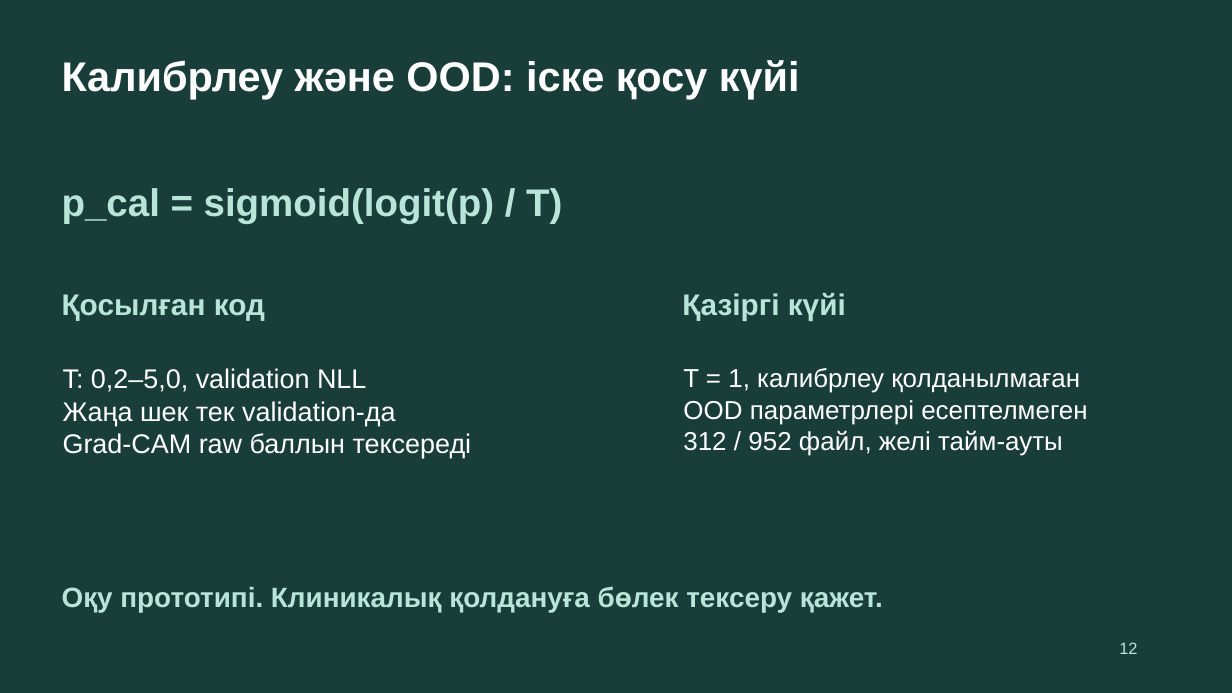
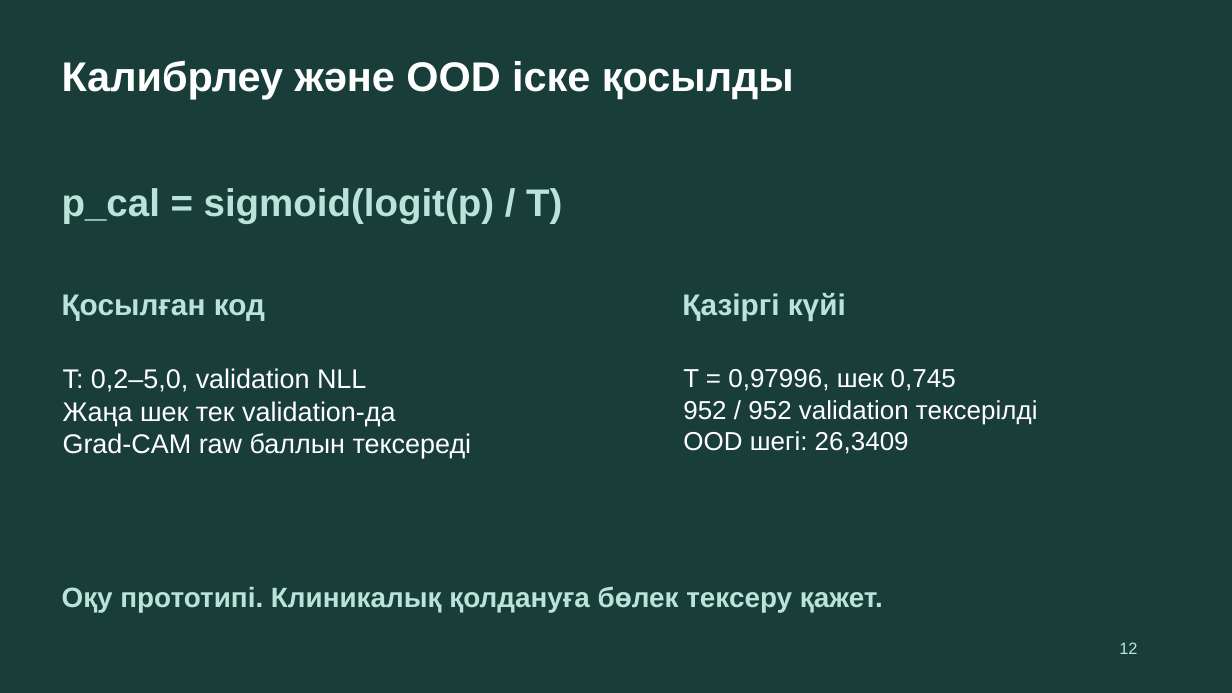
Before and after one commit to 5kairosh/Tynys, a slide deck: slide 12 of presentation/tynys_project_12slides_kz.pptx. Drawn at 1232x693 pixels with LibreOffice and Linux fonts; fonts in the diff are those of the drawing. Boxes give left, top, right and bottom in pixels: in the first picture for what was removed or moved away, otherwise in the second. Text is boxed around its words. In the diff, an @@ line names an element or a change of style, - is before the commit and + after.

Commit message:
feat(calibration): fit full validation temperatures OOD and refresh measured evidence

```diff
--- a/presentation/tynys_project_12slides_kz.pptx
+++ b/presentation/tynys_project_12slides_kz.pptx
@@ text at (x1=62, y1=60, x2=794, y2=99): text changed @@
-Калибрлеу және OOD: іске қосу күйі
+Калибрлеу және OOD іске қосылды
@@ text at (x1=683, y1=369, x2=1038, y2=454): text changed @@
-T = 1, калибрлеу қолданылмаған
-OOD параметрлері есептелмеген
-312 / 952 файл, желі тайм-ауты
+T = 0,97996, шек 0,745
+952 / 952 validation тексерілді
+OOD шегі: 26,3409
```
Also in this commit, not shown: 5 other slides changed, 31 other files.
